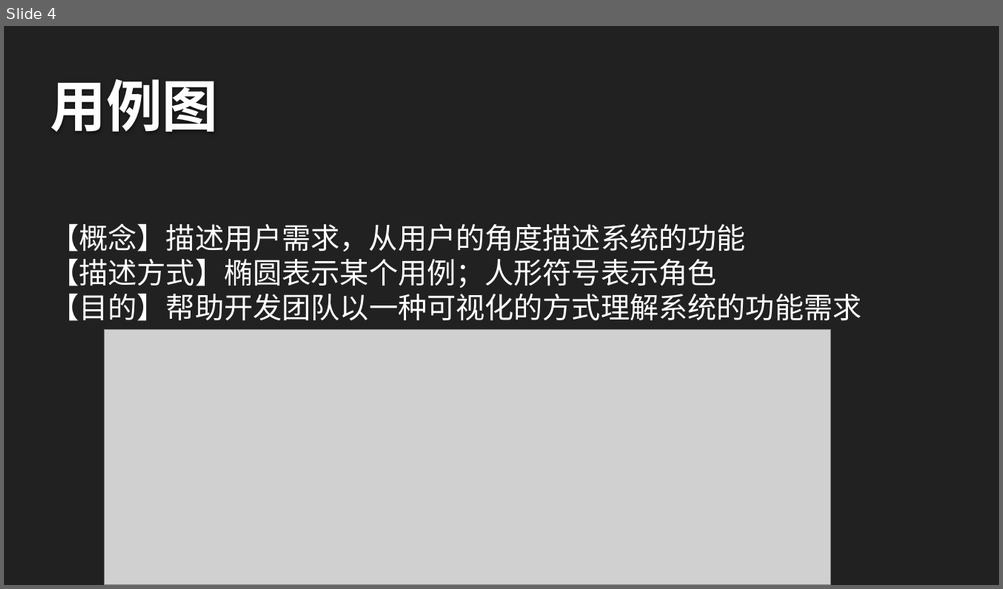
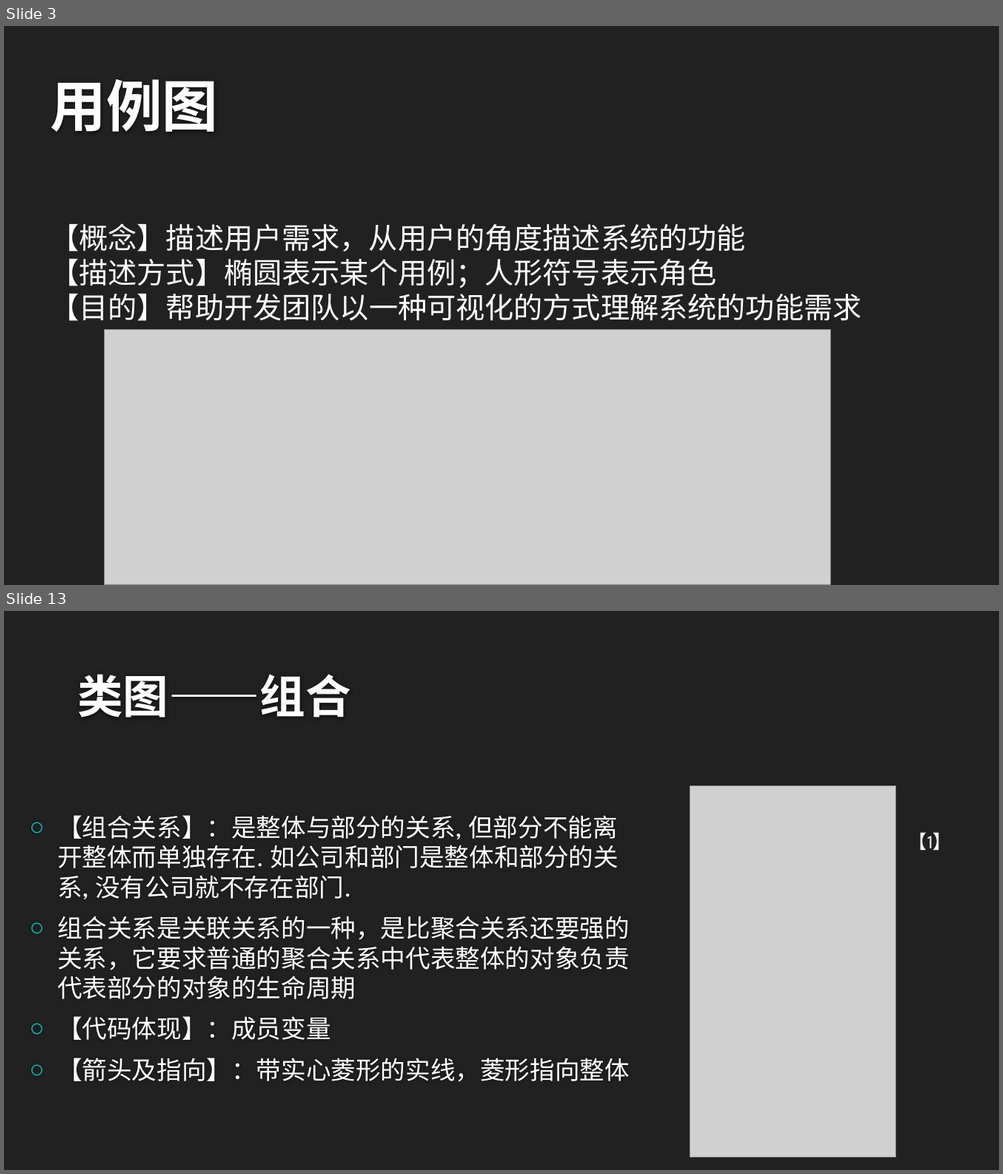
Before and after one commit to twn422/PRD2017, a slide deck: PRD-2017-G24/STW/非受控文件/翻转课堂作业/UML基础1/UML基础Ⅰ.pptx. Shown one above the other, each under a label of ours: slide 4 before the commit, slides 3 and 13 after it; the slides between them are not shown. The pictures are 1003x589 and 1003x1174 pixels, drawn with LibreOffice and Linux fonts; fonts in the diff are those of the drawing; grey boxes stand for pictures; background and template pictures are left out. Boxes give left, top, right and bottom in pixels: in the first picture for what was removed or moved away, otherwise in the second. Text is boxed around its words. In the diff, an @@ line names an element or a change of style, - is before the commit and + after.

```diff
--- a/PRD-2017-G24/STW/非受控文件/翻转课堂作业/UML基础1/UML基础Ⅰ.pptx
+++ b/PRD-2017-G24/STW/非受控文件/翻转课堂作业/UML基础1/UML基础Ⅰ.pptx
@@ slide 13 added at [4, 611, 999, 1170], background #212121 @@
@@ title added at [77, 674, 351, 718], 44 pt, text #FEFEFE, bold @@
+类图——组合
@@ picture added at [691, 786, 896, 1159] @@
@@ text added at [57, 815, 629, 1082], 24 pt, text #FFFFFF @@
+○ 【组合关系】：是整体与部分的关系, 但部分不能离开整体而单独存在. 如公司和部门是整体和部分的关系, 没有公司就不存在部门.
+○ 组合关系是关联关系的一种，是比聚合关系还要强的关系，它要求普通的聚合关系中代表整体的对象负责代表部分的对象的生命周期
+○ 【代码体现】：成员变量
+○ 【箭头及指向】：带实心菱形的实线，菱形指向整体
@@ text added at [908, 832, 951, 850], 18 pt, text #FFFFFF @@
+【1】
@@ what was slide 4 is now slide 3 @@
```
Also in this commit, not shown: 3 slides changed, 18 other slides added, 15 slides removed, 1 other file.
